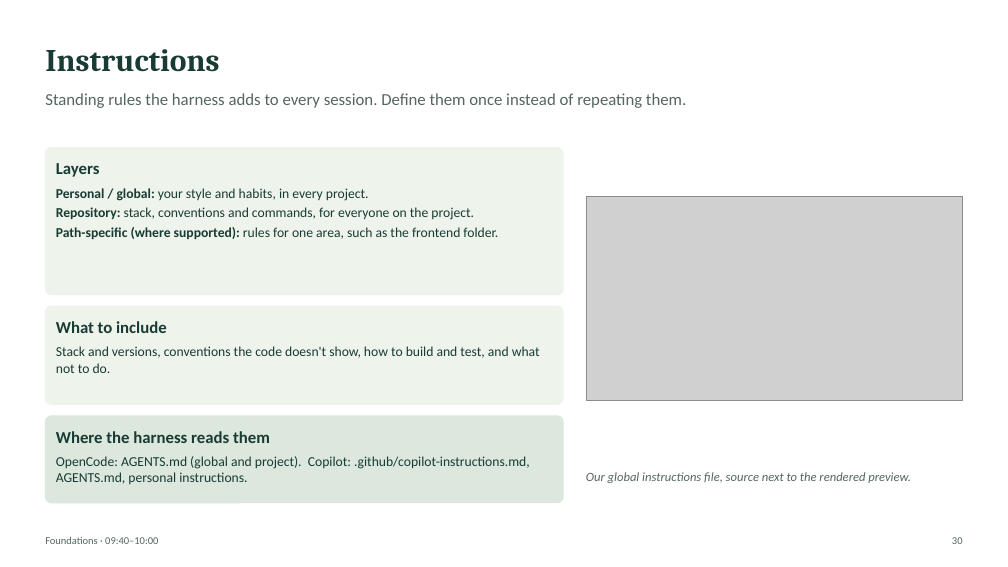
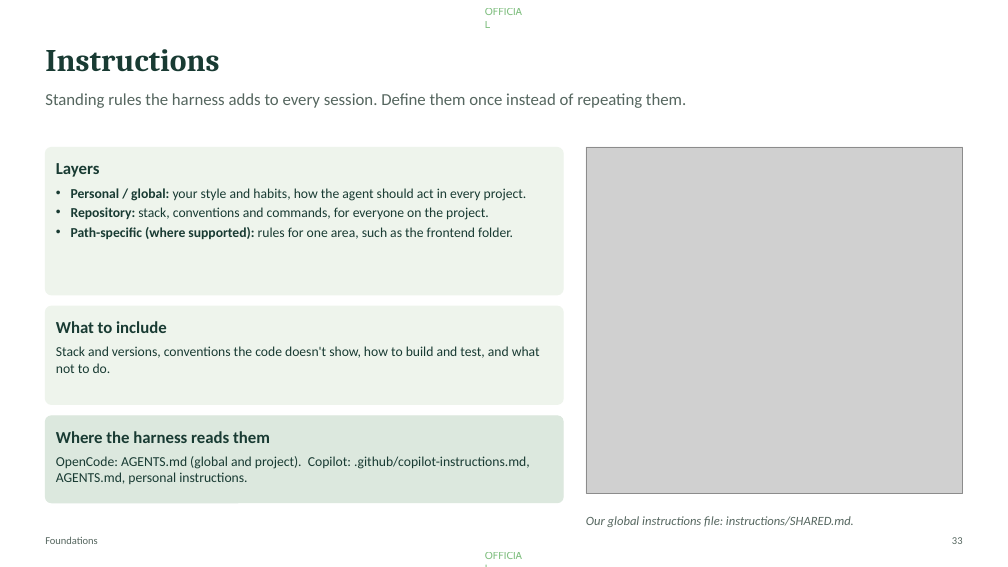
Before and after one commit to Moshe36/ai-developer-toolkit, a slide deck: slide 33 of workshop/agentic-workshop.pptx (slide 30 before the commit). Drawn at 1008x567 pixels with LibreOffice and Linux fonts; fonts in the diff are those of the drawing; grey boxes stand for pictures. Boxes give left, top, right and bottom in pixels: in the first picture for what was removed or moved away, otherwise in the second. Text is boxed around its words. In the diff, an @@ line names an element or a change of style, - is before the commit and + after.

```diff
--- a/workshop/agentic-workshop.pptx
+++ b/workshop/agentic-workshop.pptx
@@ text added at bbox=[485, 5, 526, 18], 10 pt, text #008000 at 50% opacity @@
+OFFICIAL
@@ picture: place and size @@
-picture at bbox=[586, 197, 963, 401]
+picture at bbox=[586, 147, 963, 493]
@@ text at bbox=[71, 188, 527, 201]: text changed @@
-• Personal / global: your style and habits, in every project.
+• Personal / global: your style and habits, how the agent should act in every project.
@@ text at bbox=[45, 536, 98, 544]: text changed @@
-Foundations · 09:40–10:00
+Foundations
@@ text at bbox=[586, 516, 854, 527]: text changed @@
-Our global instructions file, source next to the rendered preview.
+Our global instructions file: instructions/SHARED.md.
@@ text added at bbox=[485, 549, 526, 562], 10 pt, text #008000 at 50% opacity @@
+OFFICIAL
```
Also in this commit, not shown: 73 other slides changed, 5 slides added, 1 slide removed, 28 other files.
